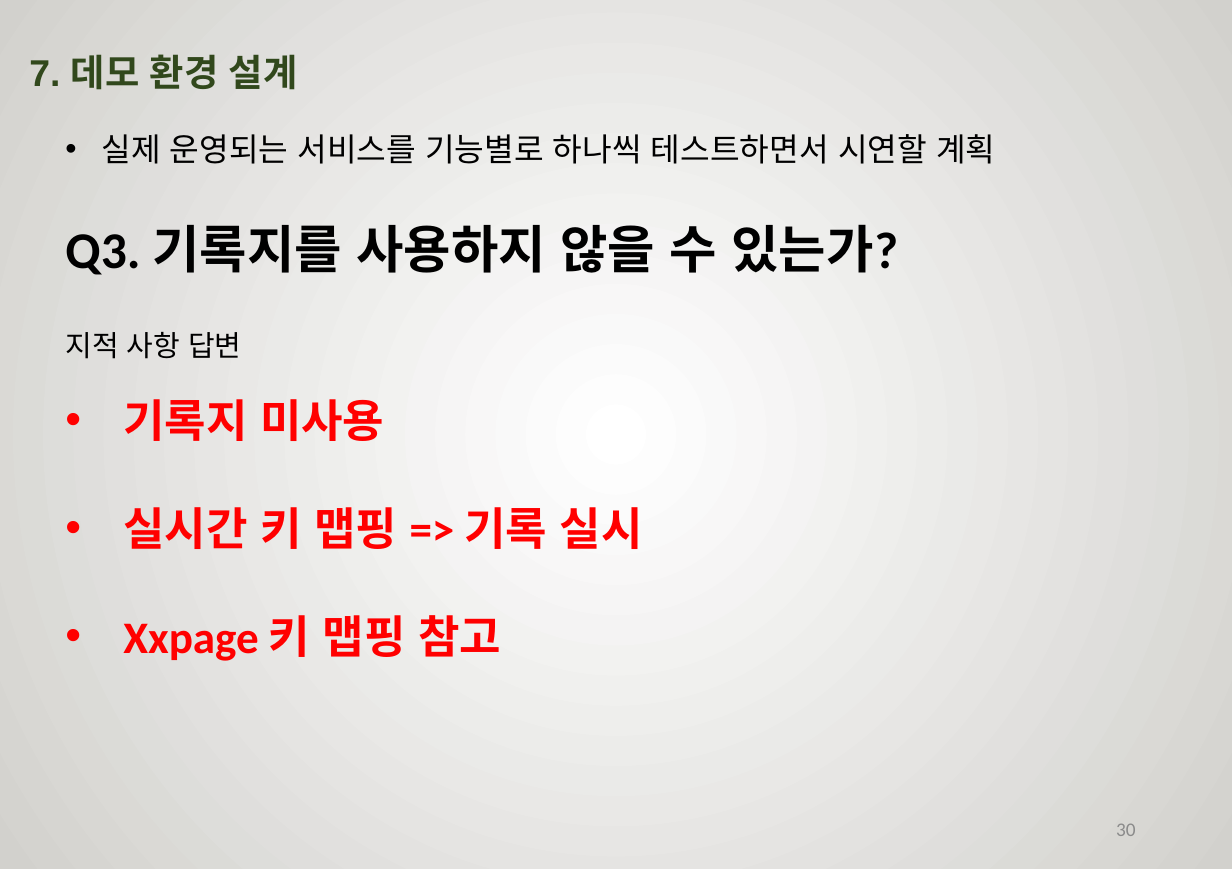
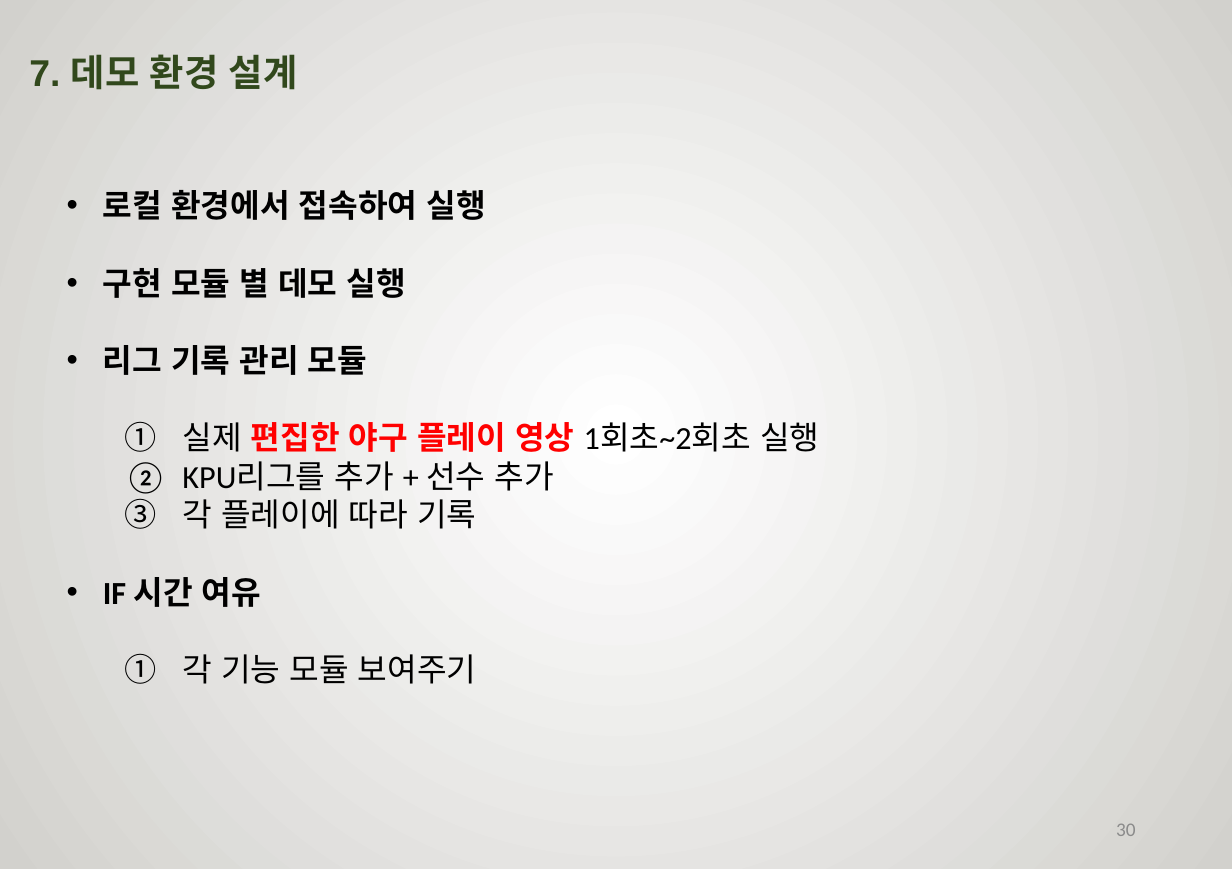
Before and after one commit to rimbong/Webengers, a slide deck: slide 30 of resources/졸작설계서.pptx. Drawn at 1232x869 pixels with LibreOffice and Linux fonts; fonts in the diff are those of the drawing; background and template pictures are left out. Boxes give left, top, right and bottom in pixels: in the first picture for what was removed or moved away, otherwise in the second. Text is boxed around its words. In the diff, an @@ line names an element or a change of style, - is before the commit and + after.

Commit message:
--2019.03.24 JeongChan Lee "설계서 작성중"

```diff
--- a/resources/졸작설계서.pptx
+++ b/resources/졸작설계서.pptx
@@ text at (103,190,819,684): text changed; bold on @@
-• 실제 운영되는 서비스를 기능별로 하나씩 테스트하면서 시연할 계획
+• 로컬 환경에서 접속하여 실행
+• 구현 모듈 별 데모 실행
+• 리그 기록 관리 모듈
+  1. 실제 편집한 야구 플레이 영상 1회초~2회초 실행
+  2. KPU리그를 추가 + 선수 추가
+  3. 각 플레이에 따라 기록
+• IF 시간 여유
+  1. 각 기능 모듈 보여주기
@@ text removed at (65,224,898,275) @@
-Q3. 기록지를 사용하지 않을 수 있는가?
@@ text removed at (65,332,241,359) @@
-지적 사항 답변
@@ text removed at (123,399,643,661) @@
-• 기록지 미사용
-• 실시간 키 맵핑 => 기록 실시
-• Xxpage 키 맵핑 참고
```
